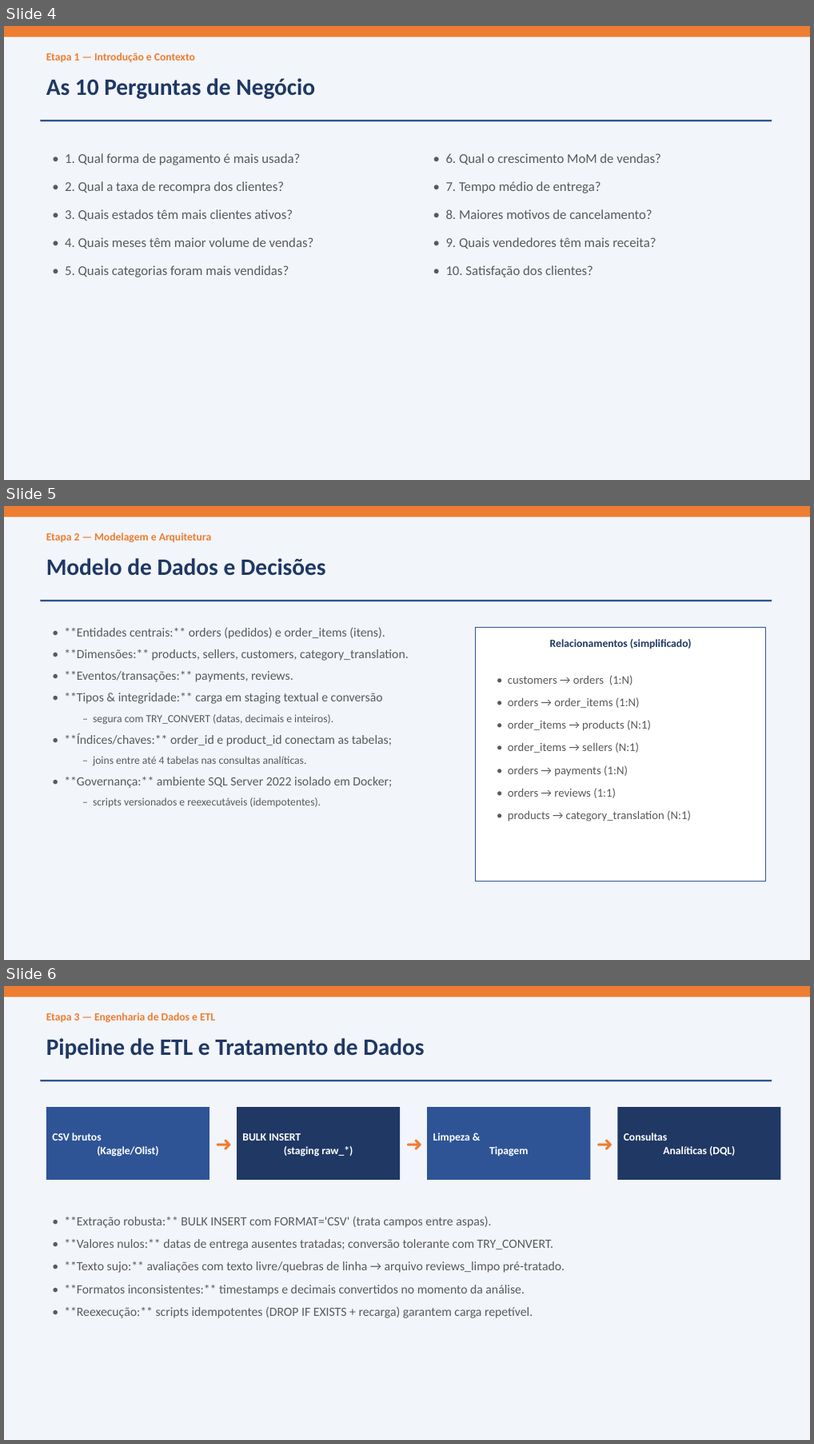
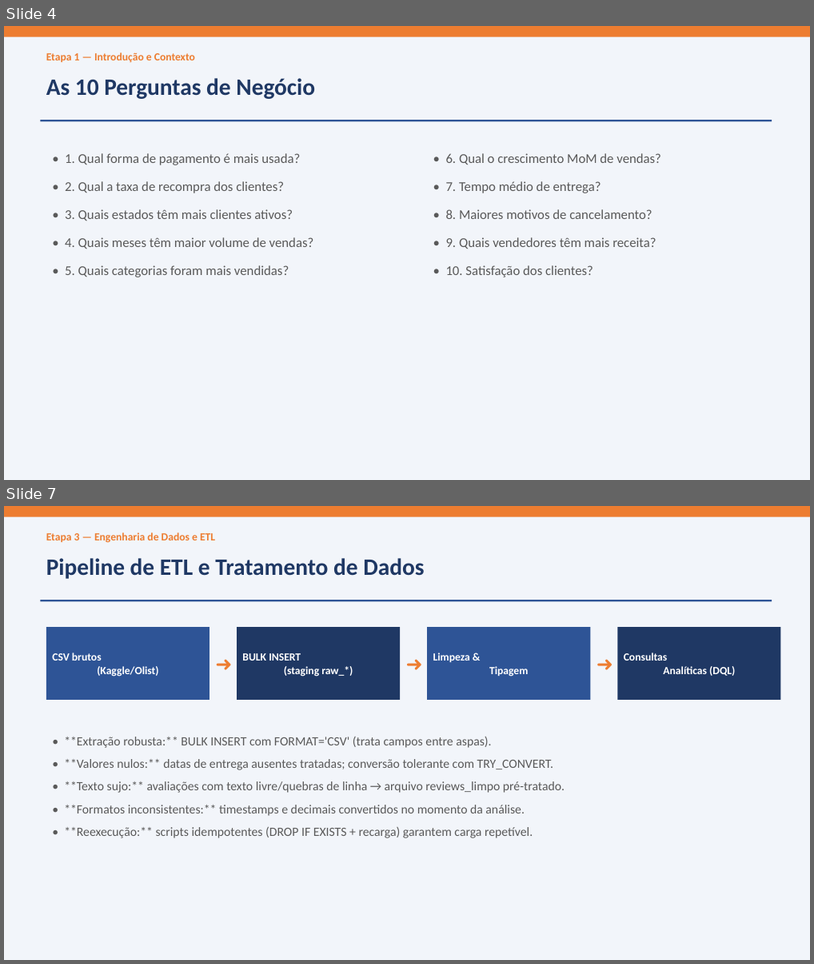
Before and after one commit to lukasrocharr/ETL-ECOMMERCE, a slide deck: analise_olist/Apresentacao_Olist.pptx. Shown one above the other, each under a label of ours: slides 4, 5 and 6 before the commit, slides 4 and 7 after it; the slides between them are not shown. The pictures are 814x1444 and 814x964 pixels, drawn with LibreOffice and Linux fonts; fonts in the diff are those of the drawing. Boxes give left, top, right and bottom in pixels: in the first picture for what was removed or moved away, otherwise in the second. Text is boxed around its words. In the diff, an @@ line names an element or a change of style, - is before the commit and + after.

```diff
--- a/analise_olist/Apresentacao_Olist.pptx
+++ b/analise_olist/Apresentacao_Olist.pptx
@@ slide 5 removed at box(4, 506, 810, 960), background #FFFFFF @@
@@ rectangle removed at box(4, 506, 810, 960) @@
@@ rectangle removed at box(4, 506, 810, 517) @@
@@ text removed at box(46, 532, 211, 543) @@
-Etapa 2 — Modelagem e Arquitetura
@@ text removed at box(46, 558, 326, 576) @@
-Modelo de Dados e Decisões
@@ rectangle removed at box(40, 600, 772, 601) @@
@@ text removed at box(64, 627, 409, 807) @@
-• **Entidades centrais:** orders (pedidos) e order_items (itens).
-• **Dimensões:** products, sellers, customers, category_translation.
-• **Eventos/transações:** payments, reviews.
-• **Tipos & integridade:** carga em staging textual e conversão
-  – segura com TRY_CONVERT (datas, decimais e inteiros).
-• **Índices/chaves:** order_id e product_id conectam as tabelas;
-  – joins entre até 4 tabelas nas consultas analíticas.
-• **Governança:** ambiente SQL Server 2022 isolado em Docker;
-  – scripts versionados e reexecutáveis (idempotentes).
@@ rectangle removed at box(476, 627, 766, 881) @@
@@ text removed at box(550, 639, 692, 648) @@
-Relacionamentos (simplificado)
@@ text removed at box(508, 675, 691, 821) @@
-• customers → orders (1:N)
-• orders → order_items (1:N)
-• order_items → products (N:1)
-• order_items → sellers (N:1)
-• orders → payments (1:N)
-• orders → reviews (1:1)
-• products → category_translation (N:1)
@@ what was slide 6 is now slide 7 @@
```
Also in this commit, not shown: 2 slides changed, 2 slides added, 3 other files.
